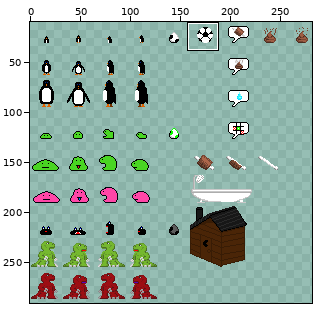
Sprite sheet -- app/src/main/res/drawable-nodpi/pets_and_icons.png. Above, an overview of the earlier version with the close-up marked.
Close-up. Before the edit:
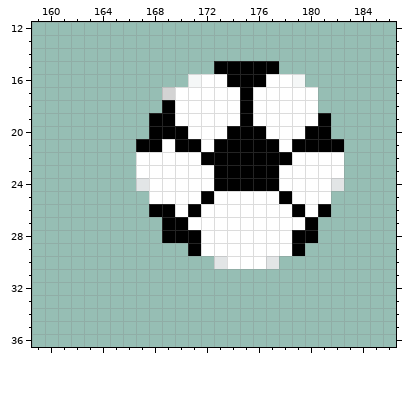
The file is 512x512 pixels. Colours within 5 levels of each other are drawn and written as one. Shown: x 159..186, y 12..36. The wide view leaves out empty margins.
And afterwards:
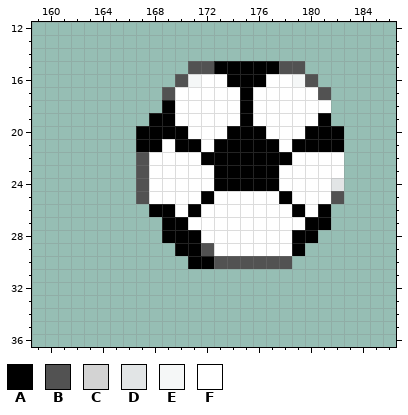
Palette (. is transparent): A #000000  B #525252  C #d3d3d3  D #e2e5e6  E #f5f7f7  F #ffffff
Edits made:
{"y":15,"x":171,"old":"..","new":"BB"}
{"y":15,"x":178,"old":"..","new":"BB"}
{"y":16,"x":170,"old":".","new":"B"}
{"y":16,"x":180,"old":".","new":"B"}
{"y":17,"x":169,"old":"C","new":"B"}
{"y":17,"x":181,"old":".","new":"B"}
{"y":18,"x":181,"old":".","new":"F"}
{"y":20,"x":167,"old":".","new":"A"}
{"y":20,"x":182,"old":".","new":"A"}
{"y":22,"x":167,"old":"F","new":"B"}
{"y":23,"x":167,"old":"F","new":"B"}
{"y":24,"x":167,"old":"D","new":"B"}
{"y":25,"x":167,"old":".","new":"B"}
{"y":25,"x":182,"old":".","new":"B"}
{"y":27,"x":181,"old":".","new":"A"}
{"y":29,"x":170,"old":".","new":"A"}
{"y":29,"x":172,"old":"F","new":"B"}
{"y":30,"x":171,"old":"..DFFFD.","new":"AABBBBBB"}
{"label":"changed","picture_box":[136,61,344,269]}
